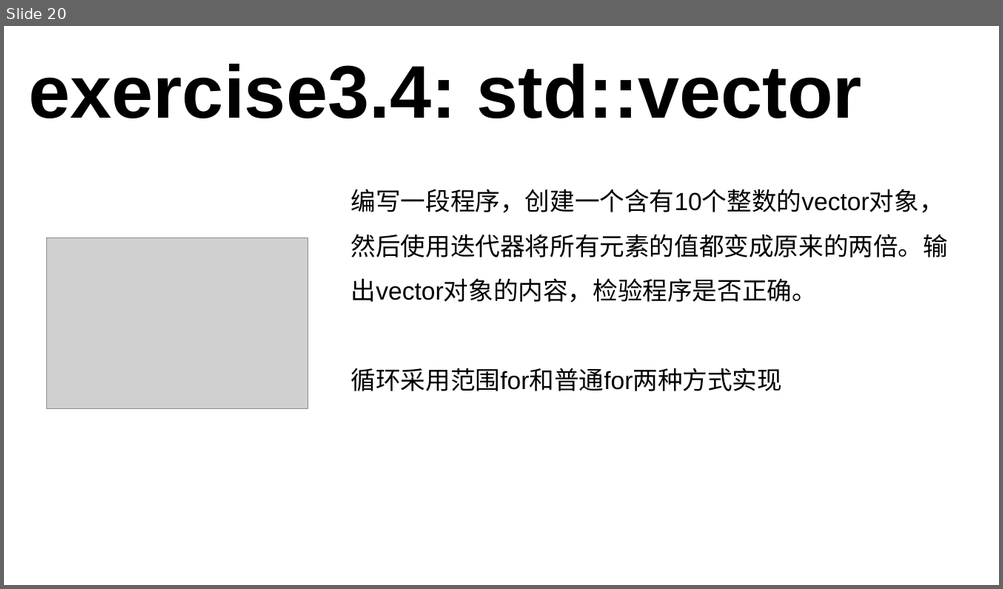
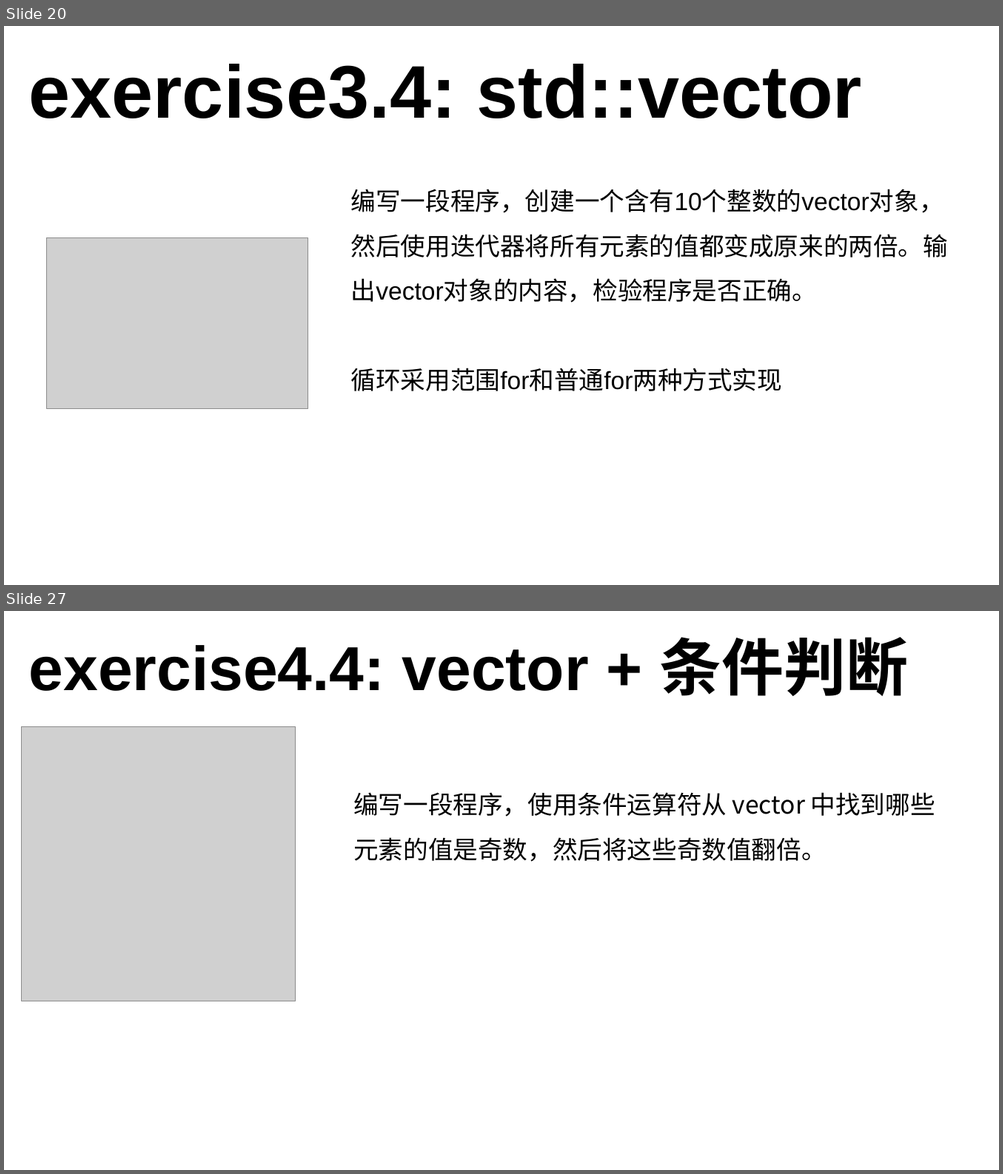
Before and after one commit to 3417725275/CPP_Study, a slide deck: C++课件.pptx. Shown one above the other, each under a label of ours: slide 20 before the commit, slides 20 and 27 after it; the slides between them are not shown. The pictures are 1003x589 and 1003x1174 pixels, drawn with LibreOffice and Linux fonts; fonts in the diff are those of the drawing; grey boxes stand for pictures. Boxes give left, top, right and bottom in pixels: in the first picture for what was removed or moved away, otherwise in the second. Text is boxed around its words. In the diff, an @@ line names an element or a change of style, - is before the commit and + after.

```diff
--- a/C++课件.pptx
+++ b/C++课件.pptx
@@ slide 27 added at (x1=4, y1=611, x2=999, y2=1170), background #FFFFFF @@
@@ text added at (x1=29, y1=637, x2=908, y2=696), 60 pt, text #000000, bold @@
+exercise4.4: vector + 条件判断
@@ picture added at (x1=22, y1=727, x2=296, y2=1001) @@
@@ text added at (x1=353, y1=792, x2=935, y2=862), 24 pt, text #000000 @@
+编写一段程序，使用条件运算符从 vector 中找到哪些元素的值是奇数，然后将这些奇数值翻倍。
```
Also in this commit, not shown: 3 slides changed, 8 other slides added, 1 slide removed, 1 other file.
